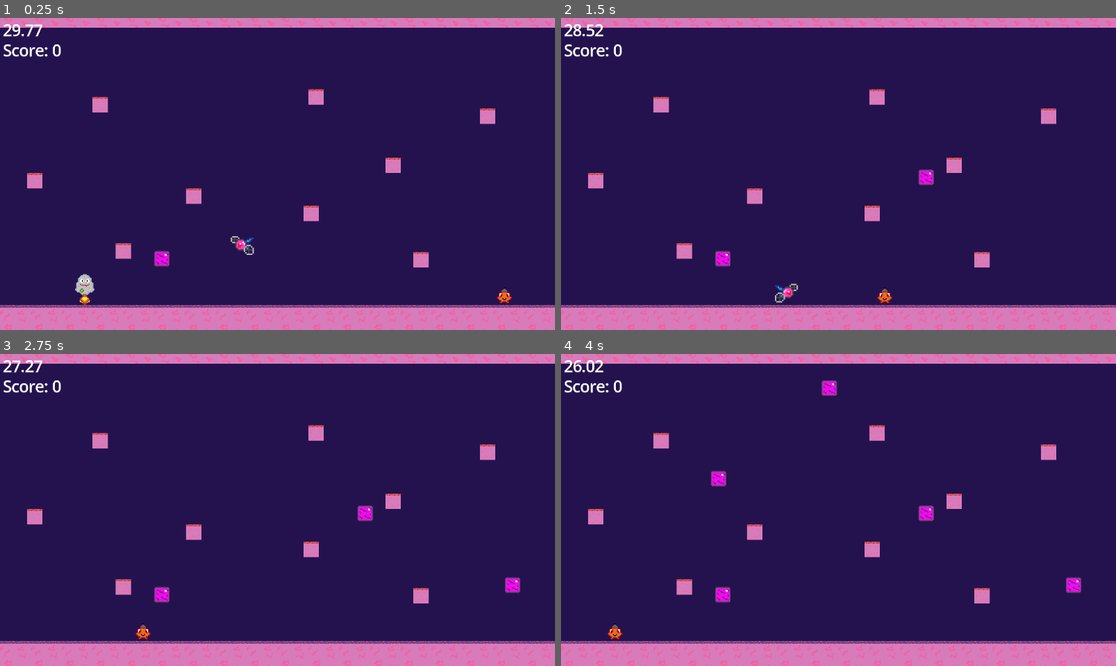
Above: before the commit, frames 1-4 (two rows, left to right).
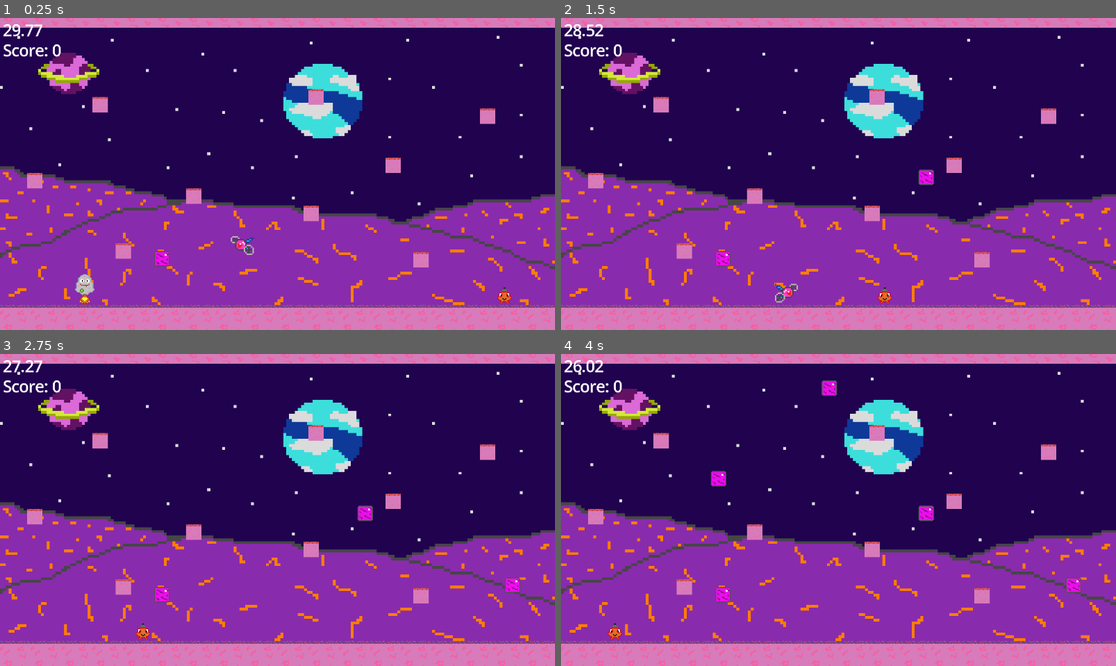
Above: after the commit, the same moments.

Repository: BigMouthInc/CS-IMGD4100GameJam
Game: Godot game, scene res://Scenes/main.tscn
The game is run twice, just before and just after one commit, with the same random seed, the same clock (stepped at 60 frames per second) and the same inputs.
Inputs:
- Up to frame 1 (0.25 s): no input
- Up to frame 2 (1.5 s): hold D (move_right) from 0.53 s (still down); tap S (teleport) at 0.6, 1.35 s; tap W (jump) at 0.77 s
- Up to frame 3 (2.75 s): tap W (jump) at 1.52 s; release D (move_right) at 2.03 s; hold A (move_left) from 2.03 s (still down); tap S (teleport) at 2.1 s
- Up to frame 4 (4 s): release A (move_left) at 2.78 s; hold D (move_right) from 2.78 s (still down); tap S (teleport) at 2.85, 3.6 s; tap W (jump) at 3.02, 3.77 s

The runs differ from the first frame. In frame 1, 37% of the frame differs, in the area x 0-100%, y 5-92%; in frame 2, 37%; in frame 3, 37%; in frame 4, 37%.

Commit message:
Dream of animationcationnn

Diff:
--- a/cs-imgd-4100-game-jam!/Scenes/block.tscn
+++ b/cs-imgd-4100-game-jam!/Scenes/block.tscn
@@ -1,18 +1,57 @@
-[gd_scene load_steps=5 format=3 uid="uid://itvfh853o02w"]
+[gd_scene load_steps=11 format=3 uid="uid://itvfh853o02w"]
 
 [ext_resource type="Script" uid="uid://cx3rsu4kl2606" path="res://Scripts/block.gd" id="1_8o1l4"]
 [ext_resource type="Texture2D" uid="uid://bxub27uiwwvpq" path="res://Assets/EnemyBlock.png" id="1_ejx3s"]
 [ext_resource type="AudioStream" uid="uid://b037tkdjj3un5" path="res://Assets/649726__duskbreaker__8bit-coin-collection-2.wav" id="3_c2iur"]
+[ext_resource type="Texture2D" uid="uid://bxl7il0hleeuc" path="res://Assets/EnemyBlockFrames.png" id="3_i67tl"]
 
 [sub_resource type="RectangleShape2D" id="RectangleShape2D_8o1l4"]
 size = Vector2(16, 16)
 
+[sub_resource type="AtlasTexture" id="AtlasTexture_ods6j"]
+atlas = ExtResource("3_i67tl")
+region = Rect2(16, 0, 16, 16)
+
+[sub_resource type="AtlasTexture" id="AtlasTexture_q1lxy"]
+atlas = ExtResource("3_i67tl")
+region = Rect2(32, 0, 16, 16)
+
+[sub_resource type="AtlasTexture" id="AtlasTexture_hjj06"]
+atlas = ExtResource("3_i67tl")
+region = Rect2(48, 0, 16, 16)
+
+[sub_resource type="AtlasTexture" id="AtlasTexture_npor0"]
+atlas = ExtResource("1_ejx3s")
+region = Rect2(0, 0, 16, 16)
+
+[sub_resource type="SpriteFrames" id="SpriteFrames_bcggr"]
+animations = [{
+"frames": [{
+"duration": 1.0,
+"texture": SubResource("AtlasTexture_ods6j")
+}, {
+"duration": 1.0,
+"texture": SubResource("AtlasTexture_q1lxy")
+}, {
+"duration": 1.0,
+"texture": SubResource("AtlasTexture_hjj06")
+}],
+"loop": true,
+"name": &"broked",
+"speed": 10.0
+}, {
+"frames": [{
+"duration": 1.0,
+"texture": SubResource("AtlasTexture_npor0")
+}],
+"loop": true,
+"name": &"idle",
+"speed": 5.0
+}]
+
 [node name="Block" type="Area2D" groups=["Block"]]
 collision_mask = 2
 script = ExtResource("1_8o1l4")
-
-[node name="Sprite2D" type="Sprite2D" parent="."]
-texture = ExtResource("1_ejx3s")
 
 [node name="CollisionShape2D" type="CollisionShape2D" parent="."]
 shape = SubResource("RectangleShape2D_8o1l4")
@@ -20,4 +59,9 @@
 [node name="Coin" type="AudioStreamPlayer2D" parent="."]
 stream = ExtResource("3_c2iur")
 
+[node name="AnimatedSprite2D" type="AnimatedSprite2D" parent="."]
+sprite_frames = SubResource("SpriteFrames_bcggr")
+animation = &"idle"
+autoplay = "idle"
+
 [connection signal="body_entered" from="." to="." method="_on_body_entered"]
--- a/cs-imgd-4100-game-jam!/Scenes/drone.tscn
+++ b/cs-imgd-4100-game-jam!/Scenes/drone.tscn
@@ -1,23 +1,30 @@
-[gd_scene load_steps=8 format=3 uid="uid://chtxtshfw60f"]
+[gd_scene load_steps=9 format=3 uid="uid://chtxtshfw60f"]
 
 [ext_resource type="Script" uid="uid://bheldjba7egqf" path="res://Scripts/drone.gd" id="1_i3b1v"]
-[ext_resource type="Texture2D" uid="uid://ccff3xca3mcui" path="res://Assets/EnemyDrone.png" id="1_ws5iu"]
 [ext_resource type="PackedScene" uid="uid://df814xk4mi712" path="res://Scenes/death.tscn" id="2_o36xs"]
+[ext_resource type="Texture2D" uid="uid://fbvohxg86sw5" path="res://Assets/EnemyDroneFrames.png" id="2_x74uf"]
 [ext_resource type="AudioStream" uid="uid://cldk14b3kvto1" path="res://Assets/415079__harrietniamh__video-game-death-sound-effect.wav" id="4_x74uf"]
 
-[sub_resource type="AtlasTexture" id="AtlasTexture_o36xs"]
-atlas = ExtResource("1_ws5iu")
+[sub_resource type="AtlasTexture" id="AtlasTexture_y2b23"]
+atlas = ExtResource("2_x74uf")
 region = Rect2(0, 0, 16, 15)
+
+[sub_resource type="AtlasTexture" id="AtlasTexture_n202n"]
+atlas = ExtResource("2_x74uf")
+region = Rect2(16, 0, 16, 15)
 
 [sub_resource type="SpriteFrames" id="SpriteFrames_i3b1v"]
 animations = [{
 "frames": [{
 "duration": 1.0,
-"texture": SubResource("AtlasTexture_o36xs")
+"texture": SubResource("AtlasTexture_y2b23")
+}, {
+"duration": 1.0,
+"texture": SubResource("AtlasTexture_n202n")
 }],
 "loop": true,
 "name": &"idle",
-"speed": 5.0
+"speed": 15.0
 }]
 
 [sub_resource type="CapsuleShape2D" id="CapsuleShape2D_i3b1v"]
@@ -31,6 +38,7 @@
 sprite_frames = SubResource("SpriteFrames_i3b1v")
 animation = &"idle"
 autoplay = "idle"
+frame_progress = 0.82381266
 
 [node name="DEATH" parent="." instance=ExtResource("2_o36xs")]
 
--- a/cs-imgd-4100-game-jam!/Scenes/main.tscn
+++ b/cs-imgd-4100-game-jam!/Scenes/main.tscn
@@ -9,6 +9,7 @@
 [ext_resource type="Script" uid="uid://c3nxdwlg8ufw" path="res://Scripts/spawner.gd" id="5_21xkr"]
 [ext_resource type="PackedScene" uid="uid://chtxtshfw60f" path="res://Scenes/drone.tscn" id="5_344ge"]
 [ext_resource type="PackedScene" uid="uid://b7lx527nj4qyh" path="res://Scenes/ground_enemy.tscn" id="7_344ge"]
+[ext_resource type="Texture2D" uid="uid://cpu0cx2aoj05r" path="res://Assets/SpaceBG.png" id="10_hptm8"]
 
 [sub_resource type="TileSetAtlasSource" id="TileSetAtlasSource_8gbba"]
 texture = ExtResource("2_bo1nx")
@@ -112,13 +113,11 @@
 z_index = -1
 position = Vector2(201, -145)
 
-[node name="Background" type="ColorRect" parent="."]
-z_index = -100
-offset_left = -8.0
-offset_top = -336.0
-offset_right = 584.0
-offset_bottom = -24.0
-color = Color(0.14147198, 0.072558336, 0.3101026, 1)
+[node name="Background" type="Sprite2D" parent="."]
+z_index = -135
+position = Vector2(288, -176)
+scale = Vector2(3.0315788, 2.8799999)
+texture = ExtResource("10_hptm8")
 
 [connection signal="timeout" from="Spawner/Block Timer" to="Spawner" method="_on_block_timer_timeout"]
 [connection signal="timeout" from="Timer" to="." method="_on_timer_timeout"]
--- a/cs-imgd-4100-game-jam!/Scripts/block.gd
+++ b/cs-imgd-4100-game-jam!/Scripts/block.gd
@@ -4,7 +4,9 @@
 @onready var coin = $Coin
 
 func _on_body_entered(body: Node2D) -> void:
+	$AnimatedSprite2D.play("broked")
 	coin.play()
 	await coin.finished
+	$AnimatedSprite2D.play("idle")
 	queue_free()
 	emit_signal('point_signal', 1)
--- a/cs-imgd-4100-game-jam!/Scripts/player.gd
+++ b/cs-imgd-4100-game-jam!/Scripts/player.gd
@@ -4,7 +4,6 @@
 const SPEED = 200.0
 const JUMP_VELOCITY = -400.0
 @onready var jump = $Jump
-@onready var coin = $Coin
 
 func _physics_process(delta: float) -> void:
 	# Add the gravity.
Binary file added: cs-imgd-4100-game-jam!/Assets/EnemyBlockFrames.png
Not shown, added: cs-imgd-4100-game-jam!/Assets/EnemyBlockFrames.png.import
Binary file removed: cs-imgd-4100-game-jam!/Assets/EnemyDrone.png
Binary file added: cs-imgd-4100-game-jam!/Assets/EnemyDroneFrames.png
Not shown, changed: cs-imgd-4100-game-jam!/Assets/EnemyDroneFrames.png.import
Binary file added: cs-imgd-4100-game-jam!/Assets/SpaceBG.png
Not shown, added: cs-imgd-4100-game-jam!/Assets/SpaceBG.png.import
Not shown: 1 places in cs-imgd-4100-game-jam!/Scenes/main.tscn that only renumber resources
